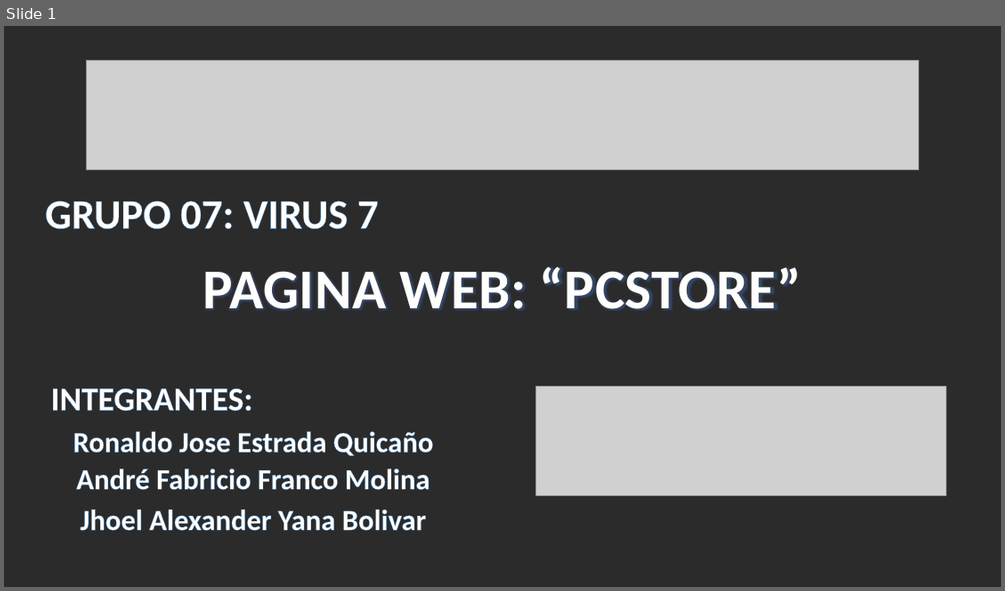
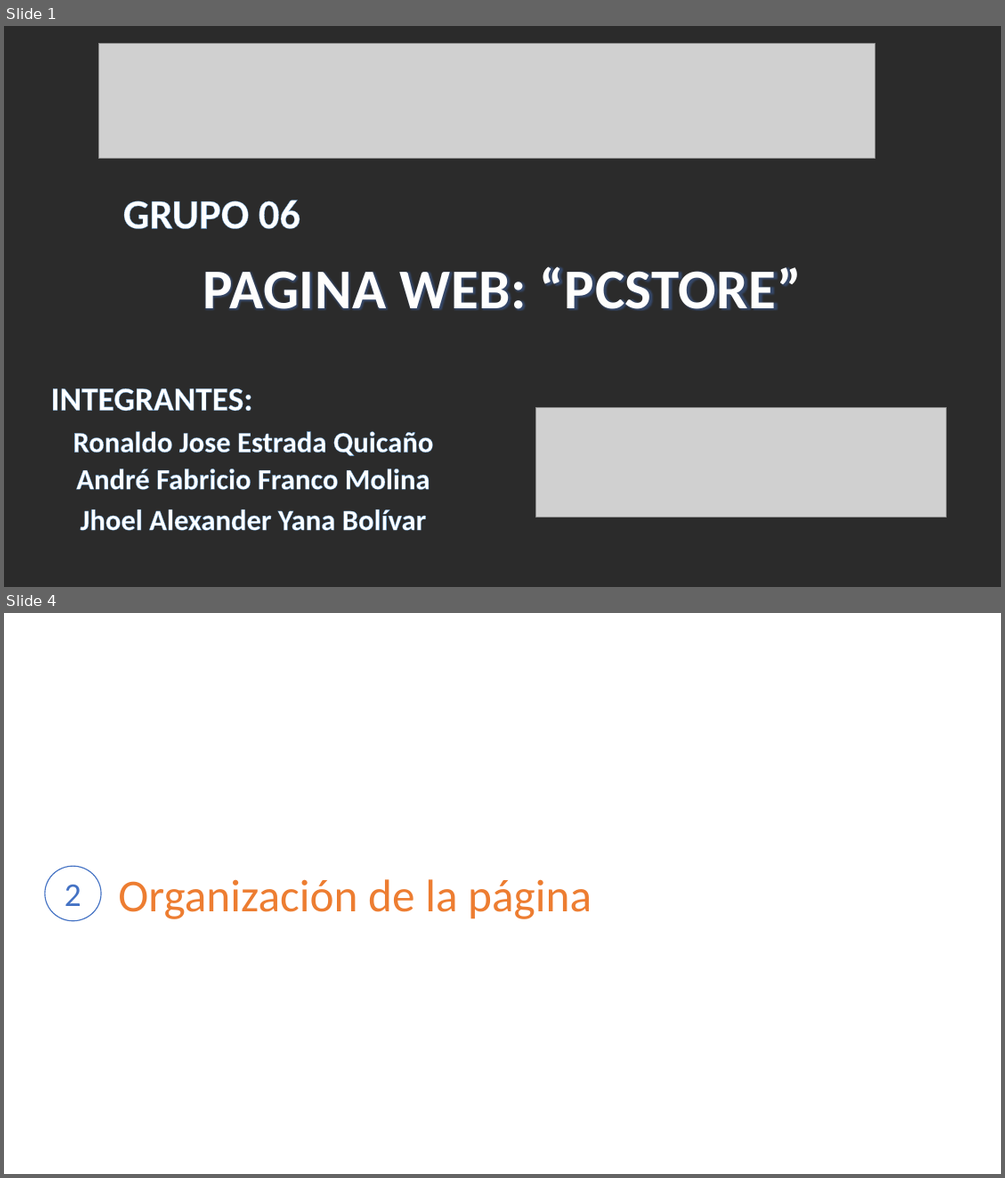
Before and after one commit to ronaldoestrada/PROYECTO-LENGUAJES, a slide deck: PCSTORE.pptx. Shown one above the other, each under a label of ours: slide 1 before the commit, slides 1 and 4 after it; the slides between them are not shown. The pictures are 1005x591 and 1005x1178 pixels, drawn with LibreOffice and Linux fonts; fonts in the diff are those of the drawing; grey boxes stand for pictures; background and template pictures are left out; a plain dark background stands for a picture behind light text. Boxes give left, top, right and bottom in pixels: in the first picture for what was removed or moved away, otherwise in the second. Text is boxed around its words. In the diff, an @@ line names an element or a change of style, - is before the commit and + after.

```diff
--- a/PCSTORE.pptx
+++ b/PCSTORE.pptx
@@ slide 4 added at [4,613,1001,1174], background picture (left out) @@
@@ line added from (77, 613) to (68, 1174), #FFFFFF 0.5 pt @@
@@ ellipse added at [45,866,101,920], fill #FFFFFF, outline #4472C4 1 pt, 32 pt, text #4472C4 @@
+2
@@ text added at [118,879,591,919], 44 pt, text #ED7D31 @@
+Organización de la página
@@ slide 1 changed as well @@
@@ picture: place and size @@
-picture at [86,61,919,170]
+picture at [98,43,875,158]
@@ text at [123,200,300,229]: text changed @@
-GRUPO 07: VIRUS 7
+GRUPO 06
@@ picture: place and size @@
-picture at [536,386,947,496]
+picture at [536,408,947,517]
@@ text at [81,509,427,531]: text changed @@
-Jhoel Alexander Yana Bolivar
+Jhoel Alexander Yana Bolívar
```
Also in this commit, not shown: 2 other slides added, 2 slides removed.
